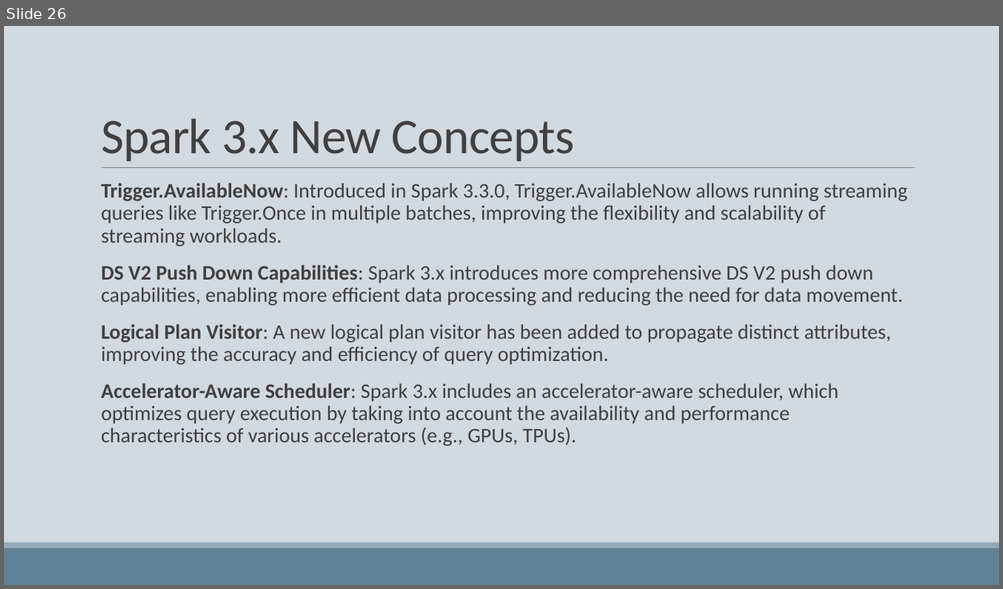
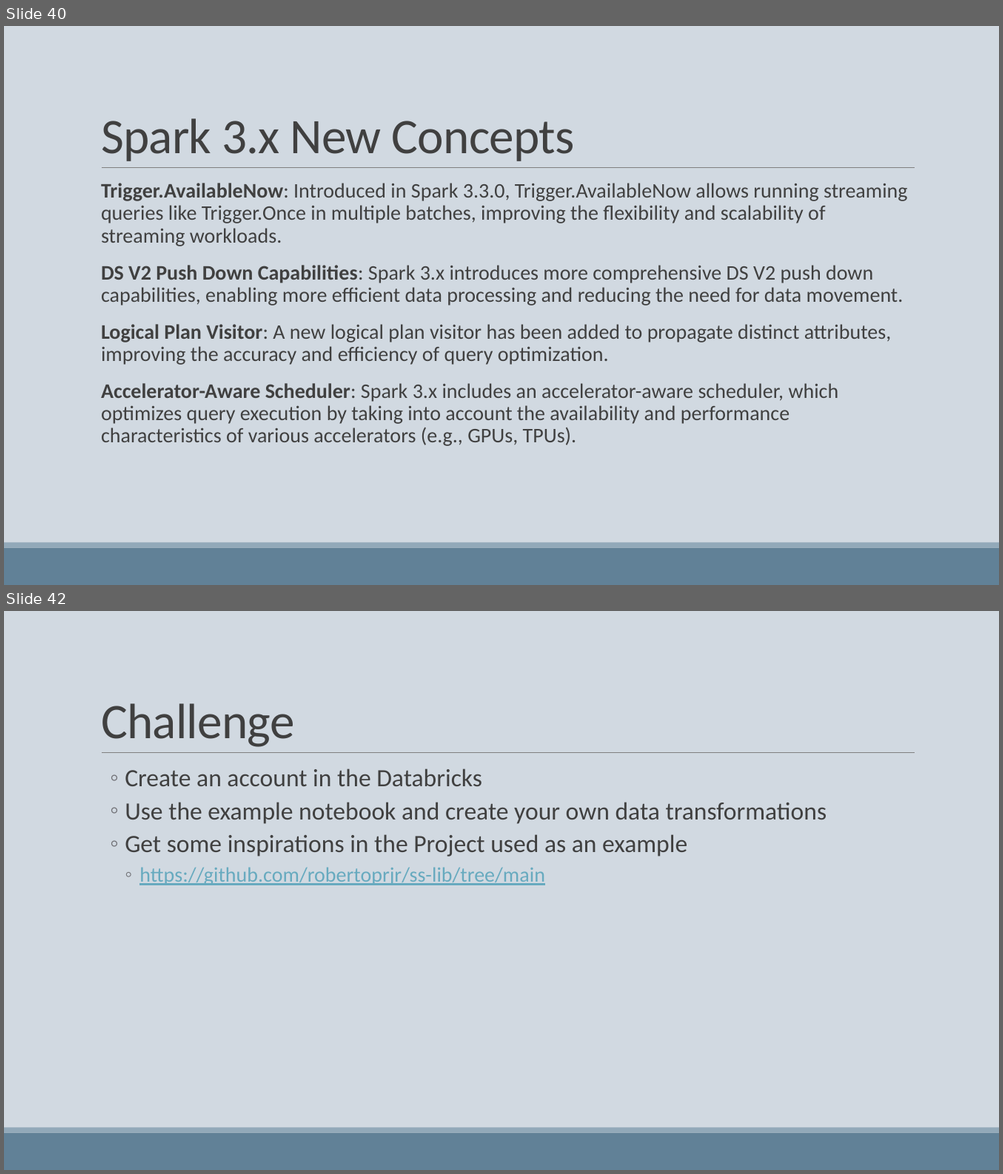
Before and after one commit to robertoprjr/presentations, a slide deck: apache_spark_2x.pptx. Shown one above the other, each under a label of ours: slide 26 before the commit, slides 40 and 42 after it; the slides between them are not shown. The pictures are 1003x589 and 1003x1174 pixels, drawn with LibreOffice and Linux fonts; fonts in the diff are those of the drawing. Boxes give left, top, right and bottom in pixels: in the first picture for what was removed or moved away, otherwise in the second. Text is boxed around its words. In the diff, an @@ line names an element or a change of style, - is before the commit and + after.

```diff
--- a/apache_spark_2x.pptx
+++ b/apache_spark_2x.pptx
@@ slide 42 added at bbox=[4, 611, 999, 1170], background #D1D9E1; not listed: 3 template elements that a slide beside it also shows @@
@@ title added at bbox=[101, 703, 295, 747], 48 pt, text #404040 @@
+Challenge
@@ text added at bbox=[125, 769, 827, 886], 24 pt, text #404040 @@
+  ◦ Create an account in the Databricks
+  ◦ Use the example notebook and create your own data transformations
+  ◦ Get some inspirations in the Project used as an example
+    ◦ https://github.com/robertoprjr/ss-lib/tree/main
@@ what was slide 26 is now slide 40 @@
```
Also in this commit, not shown: 16 other slides added, 1 other file.
